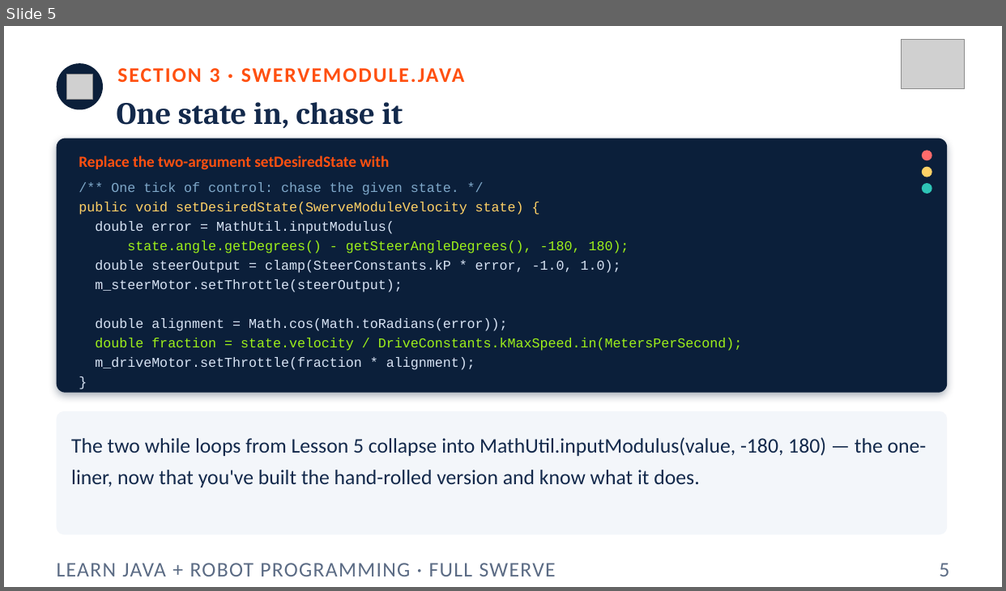
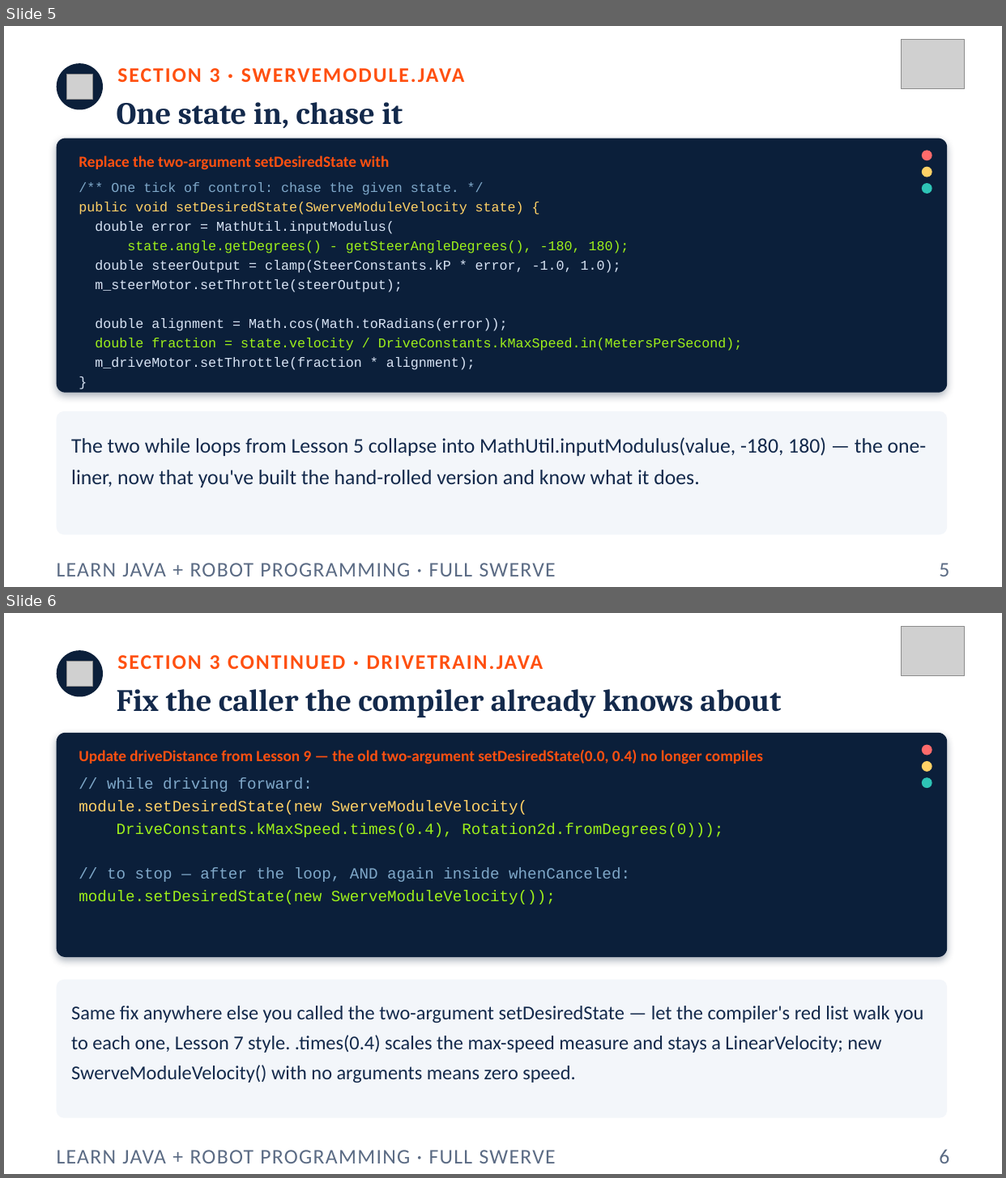
Before and after one commit to FRC5010/BasicRobotLessons, a slide deck: docs/presentations/v3/10-kinematics.pptx. Shown one above the other, each under a label of ours: slide 5 before the commit, slides 5 and 6 after it. The pictures are 1006x591 and 1006x1178 pixels, drawn with LibreOffice and Linux fonts; fonts in the diff are those of the drawing; grey boxes stand for pictures. Boxes give left, top, right and bottom in pixels: in the first picture for what was removed or moved away, otherwise in the second. Text is boxed around its words. In the diff, an @@ line names an element or a change of style, - is before the commit and + after.

```diff
--- a/docs/presentations/v3/10-kinematics.pptx
+++ b/docs/presentations/v3/10-kinematics.pptx
@@ slide 6 added at box(4, 613, 1002, 1174), background #FFFFFF @@
@@ picture added at box(901, 627, 965, 676) @@
@@ ellipse added at box(57, 650, 103, 697), fill #0B1F3A @@
@@ picture added at box(67, 661, 92, 687) @@
@@ text added at box(117, 655, 543, 669), 20 pt, text #FF5010, bold @@
+SECTION 3 CONTINUED · DRIVETRAIN.JAVA
@@ text added at box(117, 689, 781, 718), 30 pt, text #13294B, bold @@
+Fix the caller the compiler already knows about
@@ rounded rectangle added at box(57, 733, 948, 957), fill #0B1F3A @@
@@ text added at box(79, 750, 763, 764), 15 pt, text #FF5010, bold @@
+Update driveDistance from Lesson 9 — the old two-argument setDesiredState(0.0, 0.4) no longer compiles
@@ ellipse added at box(922, 745, 932, 756), fill #FF6B6B @@
@@ text added at box(79, 778, 723, 905), 15 pt, text #9EF01A @@
+// while driving forward:
+module.setDesiredState(new SwerveModuleVelocity(
+DriveConstants.kMaxSpeed.times(0.4), Rotation2d.fromDegrees(0)));
+// to stop — after the loop, AND again inside whenCanceled:
+module.setDesiredState(new SwerveModuleVelocity());
@@ ellipse added at box(922, 761, 932, 772), fill #FFD166 @@
@@ ellipse added at box(922, 777, 932, 788), fill #2EC4B6 @@
@@ rounded rectangle added at box(57, 980, 948, 1118), fill #F3F6FA @@
@@ text added at box(71, 1006, 923, 1083), 19 pt, text #13294B @@
+Same fix anywhere else you called the two-argument setDesiredState — let the compiler's red list walk you to each one, Lesson 7 style. .times(0.4) scales the max-speed measure and stays a LinearVelocity; new SwerveModuleVelocity() with no arguments means zero speed.
@@ text added at box(57, 1150, 556, 1164), 20 pt, text #5B6B84 @@
+LEARN JAVA + ROBOT PROGRAMMING · FULL SWERVE
@@ text added at box(939, 1149, 949, 1164), 20 pt, text #5B6B84 @@
+6
```
Also in this commit, not shown: 7 slides changed, 2 other slides added, 2 other files.
